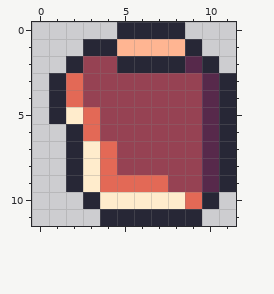
Two states of a pixel-art sprite, src/assets/sprites/weapons/gloves/right.png. Above is the file before it was changed.
The file is 12x12 pixels.
After the commit:
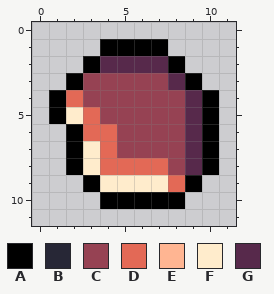
Palette (. is transparent): A #000000  B #272736  C #964253  D #e36956  E #ffb592  F #ffeccc  G #57294b
Changes in this commit:
@@ x 0..11 @@
- 0 .....BBBB...
- 1 ...BBEEEEB..
- 2 ..BCCBBBBGB.
- 3 .BDCCCCCCCGB
- 4 .BDCCCCCCCGB
- 5 .BFDCCCCCCGB
- 6 ..BDCCCCCCGB
- 7 ..BFDCCCCCGB
- 8 ..BFDCCCCCGB
- 9 ..BFDDDDCCGB
-10 ...BFFFFFDB.
-11 ....BBBBBB..
+ 0 ............
+ 1 ....AAAA....
+ 2 ...AGGGGA...
+ 3 ..ACCCCCGA..
+ 4 .ADCCCCCCGA.
+ 5 .AFDCCCCCGA.
+ 6 ..ADDCCCCGA.
+ 7 ..AFDCCCCGA.
+ 8 ..AFDDDDCGA.
+ 9 ...AFFFFDA..
+10 ....AAAAA...
+11 ............
Where, in picture pixels (left, top, right, bottom), the same in both pictures:
changed: (49, 22, 236, 226)
